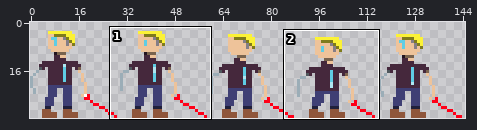
Sprite sheet -- data/player_idle.png. The picture above shows the old version from afar; the outline marks the close-up.
Close-up. Earlier state:
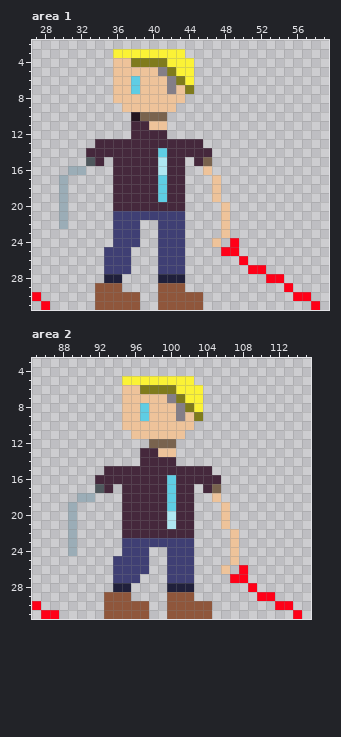
The file is 145x32 pixels. Shown: area 1: x 27..59, y 2..31; area 2: x 85..115, y 3..31. The commit also changed other parts of the picture, which this record leaves out.
New version:
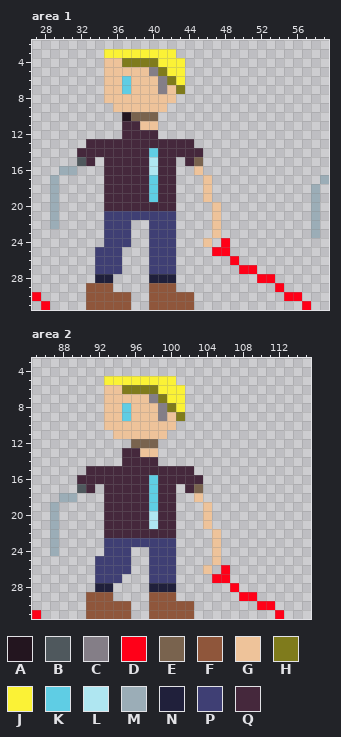
Palette (. is transparent): A #23151f  B #4f585d  C #847e87  D #ff0018  E #79634e  F #8f563b  G #eec39a  H #7f7b1c  J #fbf236  K #5fcde4  L #afe6f1  M #9badb7  N #20203b  P #3f3f74  Q #45283c
The edit:
Changed rows in their new state; - is an unchanged pixel.
Area 1:
first column x 29:
 3 ------J-------.----------------
 4 ------G-H---J--.---------------
 5 ------G----CHJ-.---------------
 6 ------G-KG--CHJ.---------------
 7 ------G-KG--CGH.---------------
 8 ------G-------.----------------
 9 -------G-----.-----------------
10 --------AE--.------------------
11 --------Q-G-.------------------
12 --------Q---.------------------
13 ----Q-----------.--------------
14 ---Q-------KQ----.-------------
15 ---BQ.Q----LQ-.QE.-------------
16 -M-.--Q----LQ-.-G.-------------
17 M.----Q----KQ-.--G.-----------M
18 M.----Q----KQ-.--G.----------M-
19 M.----Q----KQ-.--G.----------M-
20 M.----Q-------.---G.---------M-
21 M.----P-------.---G.---------M-
22 M.----P--.-P--.---G.---------M-
23 ------P--.-P--.---G.---------M-
24 ------P--.-P--.--G.D.----------
25 -----P--.--P--.---D-.----------
26 -----P--.--P--.-----D.---------
27 -----P--.--P--.------D-.-------
28 -----N-.---N--.--------D-.-----
29 ----F--.---F--.----------D.----
30 ----F----.-F----.---------D-.--
31 ----F----.-F----.-----------D.-
Area 2:
first column x 85:
 5 --------JJ------..------------
 6 --------GGHH--JJ-..-----------
 7 --------GG---CHJJ..-----------
 8 --------GGK-G-CHJ..-----------
 9 --------GGK-G-C-H..-----------
10 --------GG------..------------
11 ---------GG----..-------------
12 -----------EE-..--------------
13 ----------QQGG..--------------
14 ----------QQ--..--------------
15 ------QQ----------..----------
16 -----QQ------K-Q---..---------
17 -----BQ.-Q---K-Q.-E..---------
18 ---MM..-QQ---K-Q..G-.---------
19 --M-.---QQ---K-Q..-G-.--------
20 --M-.---QQ---L-Q..-G-.--------
21 --M-.---QQ---L-Q..-G-.--------
22 --M-.---QQ------..--G-.-------
23 --M-.---PP------..--G-.-------
24 --M-.---PP-..PP-..--G-.-------
25 -------PP--..PP-..--G-.-------
26 -------PP--..PP-..-G-D-.------
27 -------PP-..-PP-..--DD..------
28 -------NN..--NN-..----D-.-----
29 ------FF-..--FF-..-----DD..---
30 .-----FF---..FF---..-----DD..-
31 D..---FF---..FF---..-------D-.
Changed places in both close-ups, as pixel boxes (x1, y1, x2, y2):
changed: (50, 49, 329, 310)
changed: (32, 376, 302, 619)
